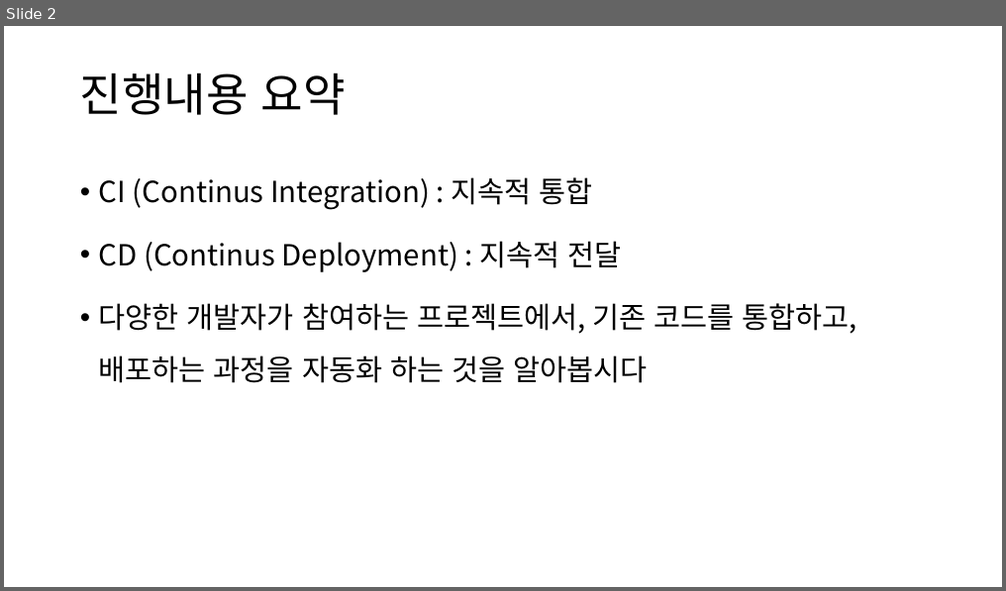
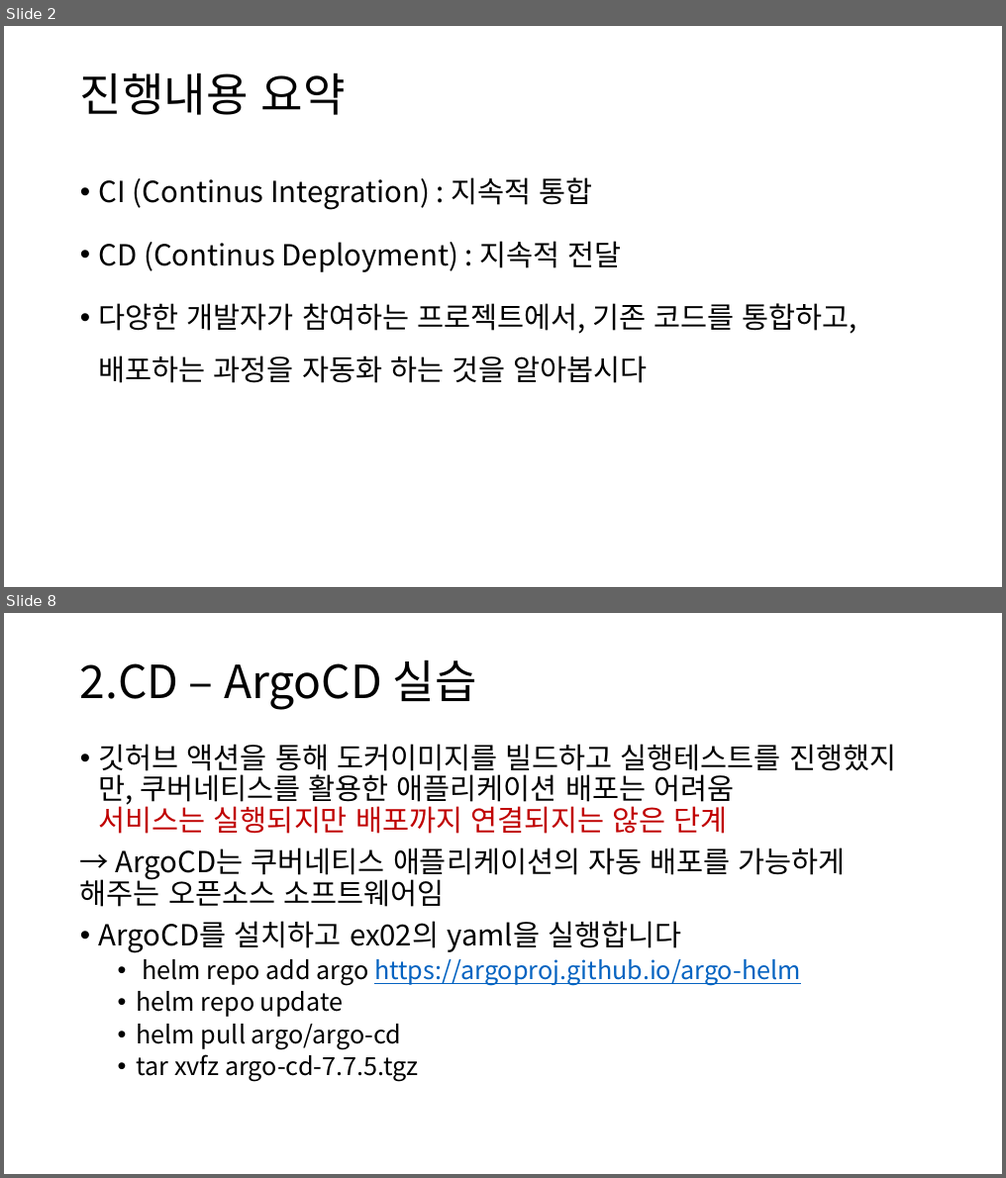
Before and after one commit to truthsj/ds4th_study, a slide deck: source/도커심화_한권으로_배우는_도커_&_쿠버네티스/ch11_깃허브 액션과 ArgoCD를 활용한 CICD.pptx. Shown one above the other, each under a label of ours: slide 2 before the commit, slides 2 and 8 after it; the slides between them are not shown. The pictures are 1006x591 and 1006x1178 pixels, drawn with LibreOffice and Linux fonts; fonts in the diff are those of the drawing. Boxes give left, top, right and bottom in pixels: in the first picture for what was removed or moved away, otherwise in the second. Text is boxed around its words. In the diff, an @@ line names an element or a change of style, - is before the commit and + after.

```diff
--- a/source/도커심화_한권으로_배우는_도커_&_쿠버네티스/ch11_깃허브 액션과 ArgoCD를 활용한 CICD.pptx
+++ b/source/도커심화_한권으로_배우는_도커_&_쿠버네티스/ch11_깃허브 액션과 ArgoCD를 활용한 CICD.pptx
@@ slide 8 added at box(4, 613, 1002, 1174), background #FFFFFF @@
@@ title added at box(80, 660, 477, 710), 44 pt, text #000000 @@
+2.CD – ArgoCD 실습
@@ text added at box(80, 744, 896, 1082), 28 pt, text #000000 @@
+• 깃허브 액션을 통해 도커이미지를 빌드하고 실행테스트를 진행했지만, 쿠버네티스를 활용한 애플리케이션 배포는 어려움
+  서비스는 실행되지만 배포까지 연결되지는 않은 단계
+→ ArgoCD는 쿠버네티스 애플리케이션의 자동 배포를 가능하게 해주는 오픈소스 소프트웨어임
+• ArgoCD를 설치하고 ex02의 yaml을 실행합니다
+  • helm repo add argo https://argoproj.github.io/argo-helm
+  • helm repo update
+  • helm pull argo/argo-cd
+  • tar xvfz argo-cd-7.7.5.tgz
```
Also in this commit, not shown: 3 slides changed, 5 other slides added, 6 slides removed.
